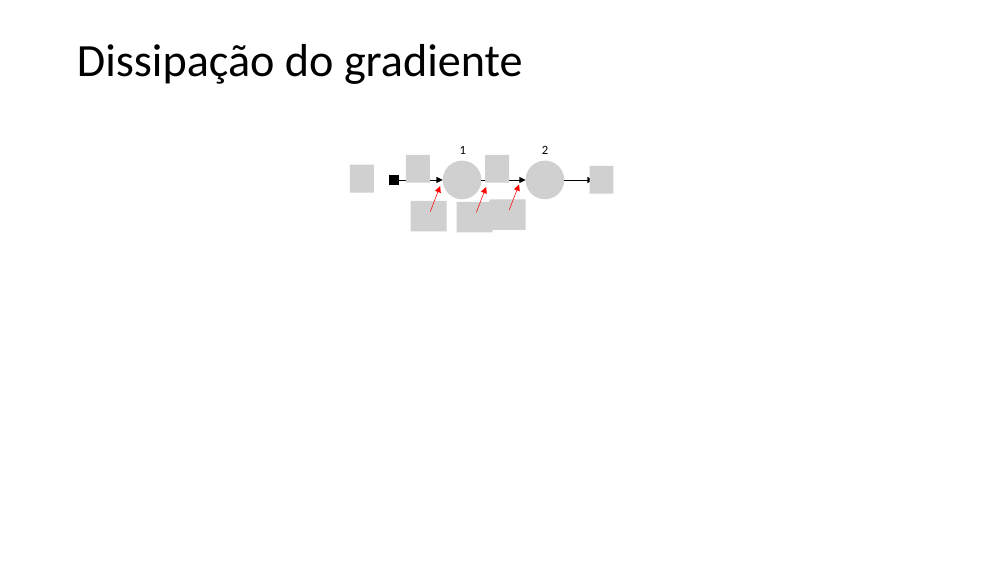
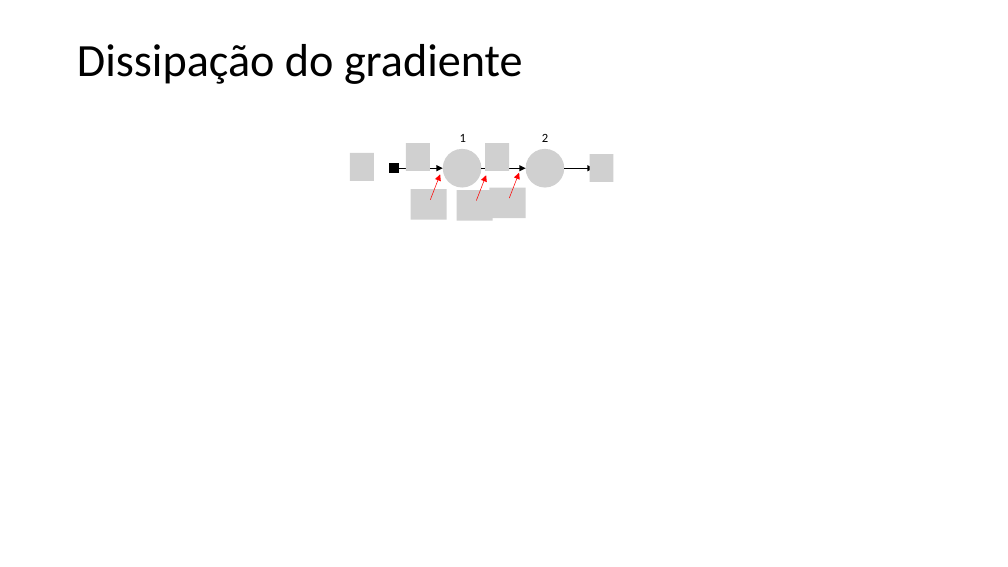
Before and after one commit to zz4fap/t320_aprendizado_de_maquina, a slide deck: slide 26 of slides/T320_Redes_Neurais_Artificiais (Parte II).pptx (slide 25 before the commit). Drawn at 1008x567 pixels with LibreOffice and Linux fonts; fonts in the diff are those of the drawing; grey boxes stand for pictures. Boxes give left, top, right and bottom in pixels: in the first picture for what was removed or moved away, otherwise in the second. Text is boxed around its words. In the diff, an @@ line names an element or a change of style, - is before the commit and + after.

```diff
--- a/slides/T320_Redes_Neurais_Artificiais (Parte II).pptx
+++ b/slides/T320_Redes_Neurais_Artificiais (Parte II).pptx
@@ 9 pictures, 5 arrows, 2 texts, 1 rectangle: place and size @@
-9 pictures, 5 arrows, 2 texts, 1 rectangle at [350, 146, 614, 232]
+9 pictures, 5 arrows, 2 texts, 1 rectangle at [350, 134, 614, 220]
@@ arrow moved from (510, 210) - (520, 185) to (510, 198) - (520, 172) @@
```
Also in this commit, not shown: 17 other slides changed, 3 slides added, 1 other file.
